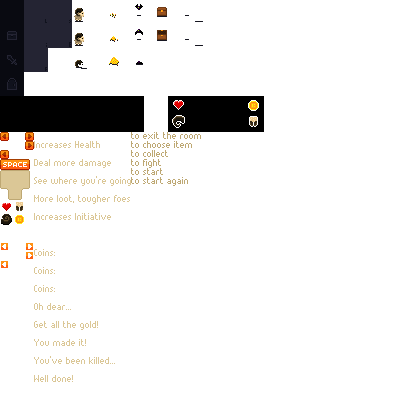
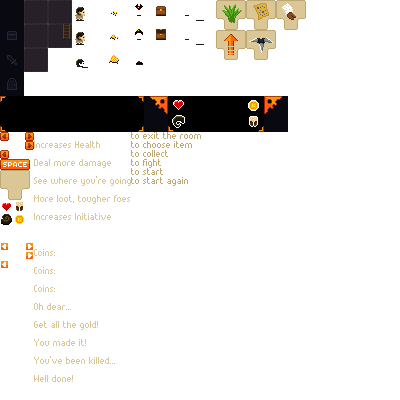
Before/after of a 400x400 layered artwork. What changed in the layer stack:
added layer "Layer 4" above "main" over [48,24,72,48]
painted on "main" over [24,0,204,72]
added layer "case copy 5" in group "UI" over [216,3,296,60]
added layer "case copy 6" in group "UI" over [276,0,306,30]
added layer "case copy 4" in group "UI" over [216,0,246,30]
added layer "case copy 3" in group "UI" over [246,0,276,30]
added layer "case copy 2" in group "UI" over [246,30,276,60]
painted on "BG copy" over [144,96,288,132]
painted on "BG" over [0,96,169,132]
